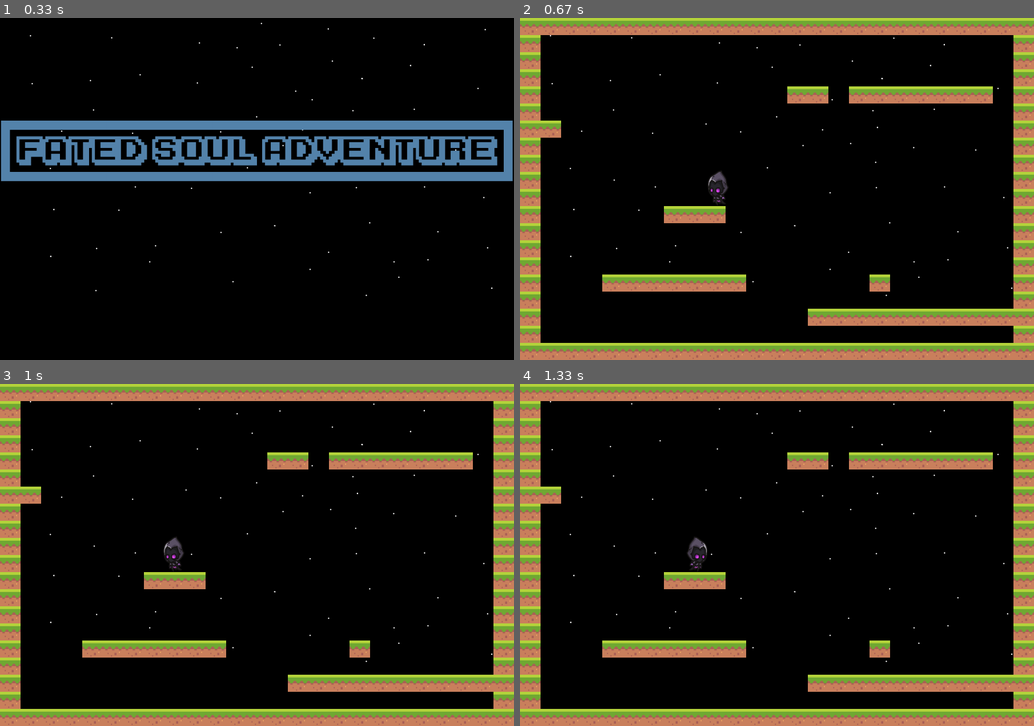
Above: before the commit, frames 1-4 (two rows, left to right).
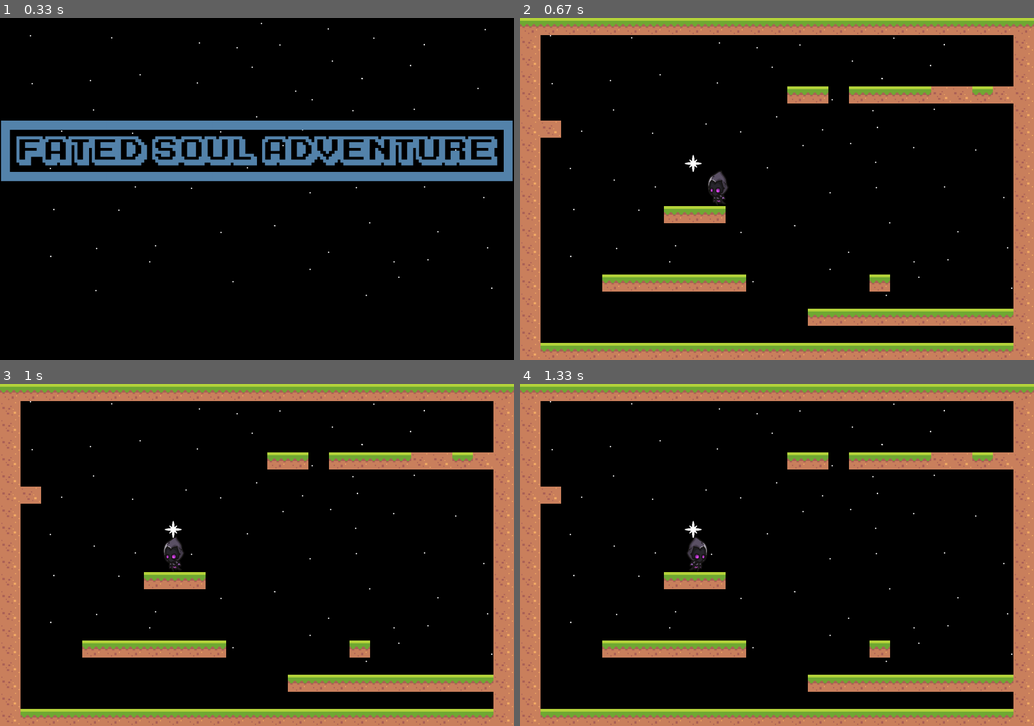
Above: after the commit, the same moments.

Repository: Ryastan/YLyceum_Game
Game: pygame game, started from Game on PyGame/main.py
Two runs of this game, one before a commit and one after it. Both use one fixed random seed, a clock stepped at 60 frames per second and the inputs below.
Inputs:
- Up to frame 1 (0.33 s): no input
- Up to frame 2 (0.67 s): hold Right from 0.33 s (still down)
- Up to frame 3 (1 s): release Right at 0.8 s; hold Left from 0.83 s (still down)
- Up to frame 4 (1.33 s): release Left at 1.13 s; hold Right from 1.17 s (still down)

Frame 1 is identical in both runs. In frame 2, 4.8% of the frame differs, in the area x 0-100%, y 5-100%; in frame 3, 4.8%; in frame 4, 4.8%.

Commit message:
Я добавил новые виды блоков, появилась возможность создать кристалл + маленькие изменения

Diff:
--- a/Game on PyGame/blocks.py
+++ b/Game on PyGame/blocks.py
@@ -13,8 +13,20 @@
     return image
 
 class Platforms(sprite.Sprite):
+    def __init__(self, x, y, W, H, color = 1):
+        sprite.Sprite.__init__(self)
+        if color == 1:
+            self.image = load_image("block_grass.png")
+            self.image = pygame.transform.scale(self.image, (W, H))
+        else:
+            self.image = load_image("block_dirt.png")
+            self.image = pygame.transform.scale(self.image, (W, H))
+        self.rect = Rect(x, y, W, H)
+
+
+class Platforms1(sprite.Sprite):
     def __init__(self, x, y, W, H, color):
         sprite.Sprite.__init__(self)
-        self.image = load_image("block_grass.png")
+        self.image = load_image("block_dirt.png")
         self.image = pygame.transform.scale(self.image, (W, H))
         self.rect = Rect(x, y, W, H)
--- a/Game on PyGame/booster.py
+++ b/Game on PyGame/booster.py
@@ -1,9 +1,25 @@
+import pygame
 from pygame import *
+from hero import Hero
+from portal import Portal
+from blocks import Platforms
+from blocks import Platforms1
+import os
+import sys
 
 
+def load_image(name, colorkey=None):
+    fullname = os.path.join("sprites\images\Blocks",name)
+    # если файл не существует, то выходим
+    if not os.path.isfile(fullname):
+        print(f"Файл с изображением '{fullname}' не найден")
+        sys.exit()
+    image = pygame.image.load(fullname)
+    return image
+
 class coal(sprite.Sprite):
-    def __init__(self, color):
+    def __init__(self, x, y):
         sprite.Sprite.__init__(self)
-        self.image = Surface((10, 10))
-        self.image.fill(color)
-        self.rect = Rect(500, 100, 10, 10)
+        self.image = load_image("life_crystal.png")
+        self.image = pygame.transform.scale(self.image, (50, 50))
+        self.rect = Rect(x, y, 50, 50)
--- a/Game on PyGame/levels.py
+++ b/Game on PyGame/levels.py
@@ -3,6 +3,7 @@
 from hero import Hero
 from portal import Portal
 from blocks import Platforms
+from blocks import Platforms1
 from booster import coal
 import os
 import sys
@@ -22,26 +23,7 @@
 
 class Levels:
     def __init__(self):
-        self.level1 = ["-------------------------",
-                        "-                       -",
-                        "-                       -",
-                        "-                       -",
-                        "-            --         -",
-                        "-                       -",
-                        "--                      -",
-                        "-                       -",
-                        "-                   --- -",
-                        "-                       -",
-                        "-                       -",
-                        "-      ---              -",
-                        "-                       -",
-                        "-   -----------        -",
-                        "-                       -",
-                        "-                -      -",
-                        "-                   --  -",
-                        "-                       -",
-                        "-                       -",
-                        "-------------------------"]
+        pass
 
     def load(self, W, H, number):
         clock = pygame.time.Clock()
@@ -72,25 +54,25 @@
         bentities.add(backgr)
 
         level1 = ["-------------------------",
-                  "-                       -",
-                  "-                       -",
-                  "-                       -",
-                  "-            -- ------- -",
-                  "-                       -",
-                  "--                      -",
-                  "-                       -",
-                  "-                       -",
-                  "-                       -",
-                  "-                       -",
-                  "-      ---              -",
-                  "-                       -",
-                  "-                       -",
-                  "-                       -",
-                  "-   -------      -      -",
-                  "-                       -",
-                  "-             -----------",
-                  "-                       -",
-                  "-------------------------"]
+                  "0                       0",
+                  "0                       0",
+                  "0                       0",
+                  "0            -- ----33-00",
+                  "0                       0",
+                  "00                      0",
+                  "0                       0",
+                  "0       1               0",
+                  "0                       0",
+                  "0                       0",
+                  "0      ---              0",
+                  "0                       0",
+                  "0                       0",
+                  "0                       0",
+                  "0   -------      -      0",
+                  "0                       0",
+                  "0             ----------0",
+                  "0                       0",
+                  "0-----------------------0"]
         #entities.add(hero)
         surface = pygame.display.set_mode((W, H))
         pygame.display.set_caption('Game')
@@ -103,12 +85,19 @@
         for row in level1:
             for col in row:
                 if col == "-":
-                    platform = Platforms(x, y, W // 25, H // 20, GREEN)
+                    platform = Platforms(x, y, W // 25, H // 20, 1)
                     entities.add(platform)
                     platforms.append(platform)
                 if col == "1":
-                    c = coal(BLACK)
-                    entities.add(c)
+                    platform = coal(x, y)
+                    entities.add(platform)
+                if col == "0":
+                    platform = Platforms(x, y, W // 25, H // 20, 0)
+                    entities.add(platform)
+                    platforms.append(platform)
+                if col == "3":
+                    platform = Platforms1(x, y, W // 25, H // 20, 0)
+                    entities.add(platform)
                 x += W // 25
             y += H // 20
             x = 0
Binary file added: Game on PyGame/sprites/images/Blocks/block_dirt.png
Binary file added: Game on PyGame/sprites/images/Blocks/life_crystal.png
